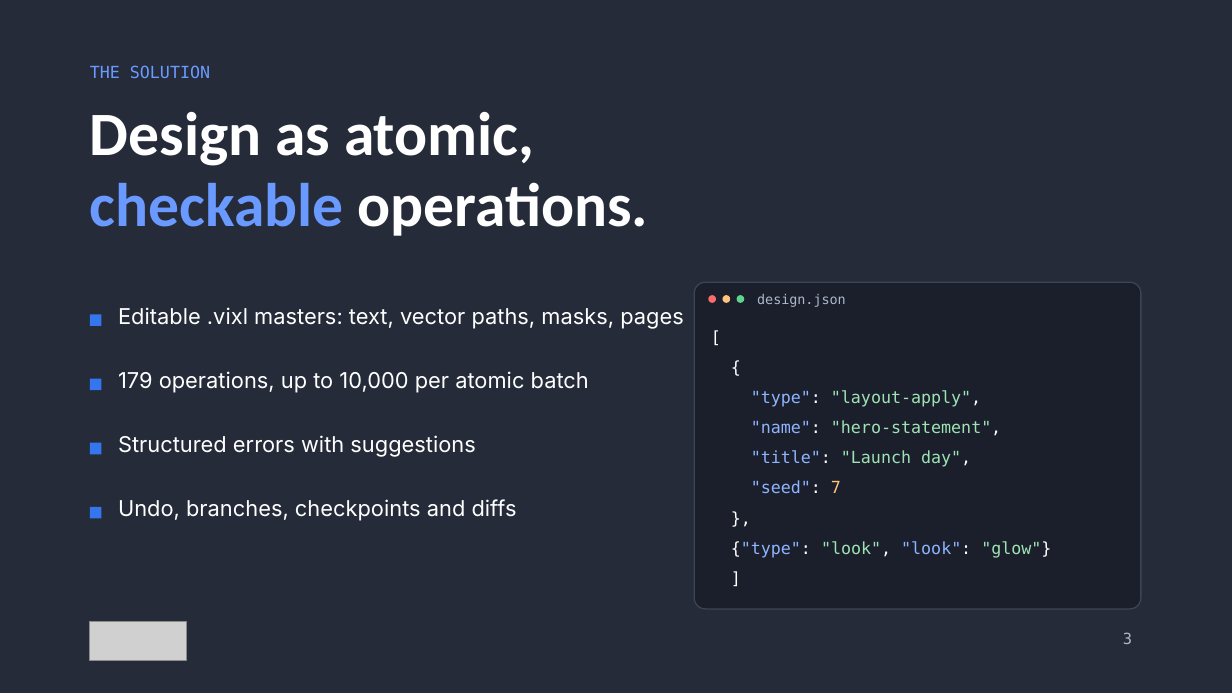
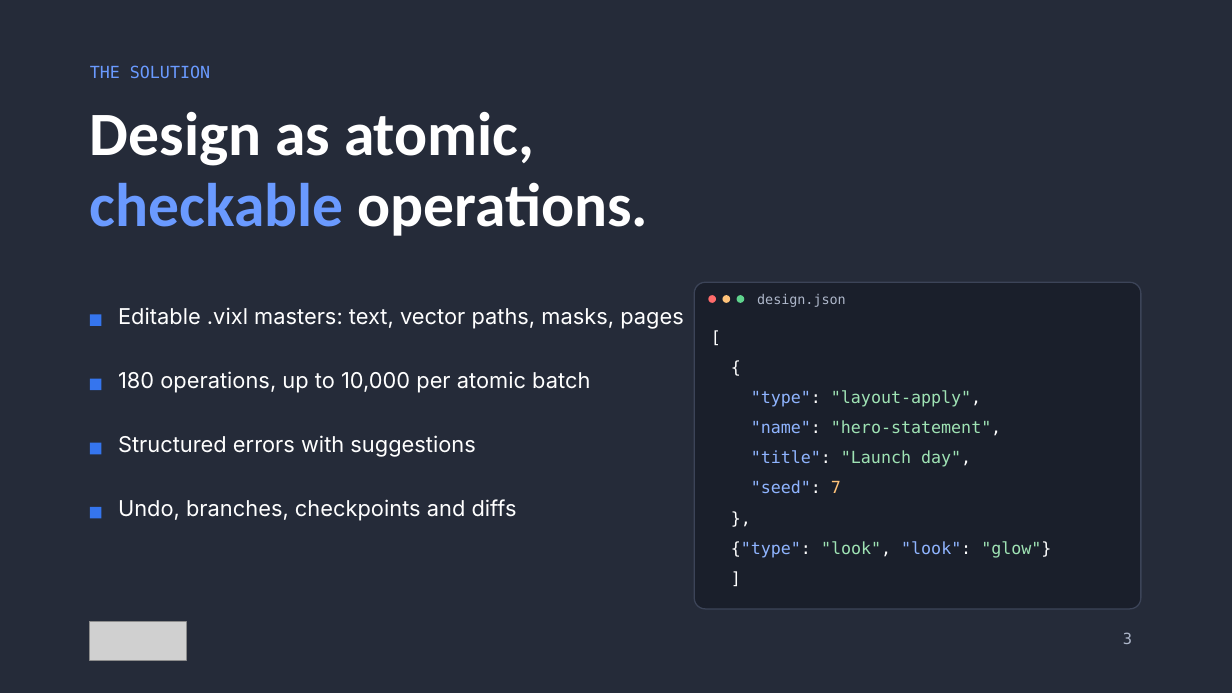
Before and after one commit to jxburros/Vixl, a slide deck: slide 3 of marketing/output/deck/vixl-pitch-deck.pptx. Drawn at 1232x693 pixels with LibreOffice and Linux fonts; fonts in the diff are those of the drawing; grey boxes stand for pictures; background and template pictures are left out. Boxes give left, top, right and bottom in pixels: in the first picture for what was removed or moved away, otherwise in the second. Text is boxed around its words. In the diff, an @@ line names an element or a change of style, - is before the commit and + after.

```diff
--- a/marketing/output/deck/vixl-pitch-deck.pptx
+++ b/marketing/output/deck/vixl-pitch-deck.pptx
@@ text at <box>118,371,590,393</box>: text changed @@
-179 operations, up to 10,000 per atomic batch
+180 operations, up to 10,000 per atomic batch
```
Also in this commit, not shown: 1 other slide changed, 49 other files.
